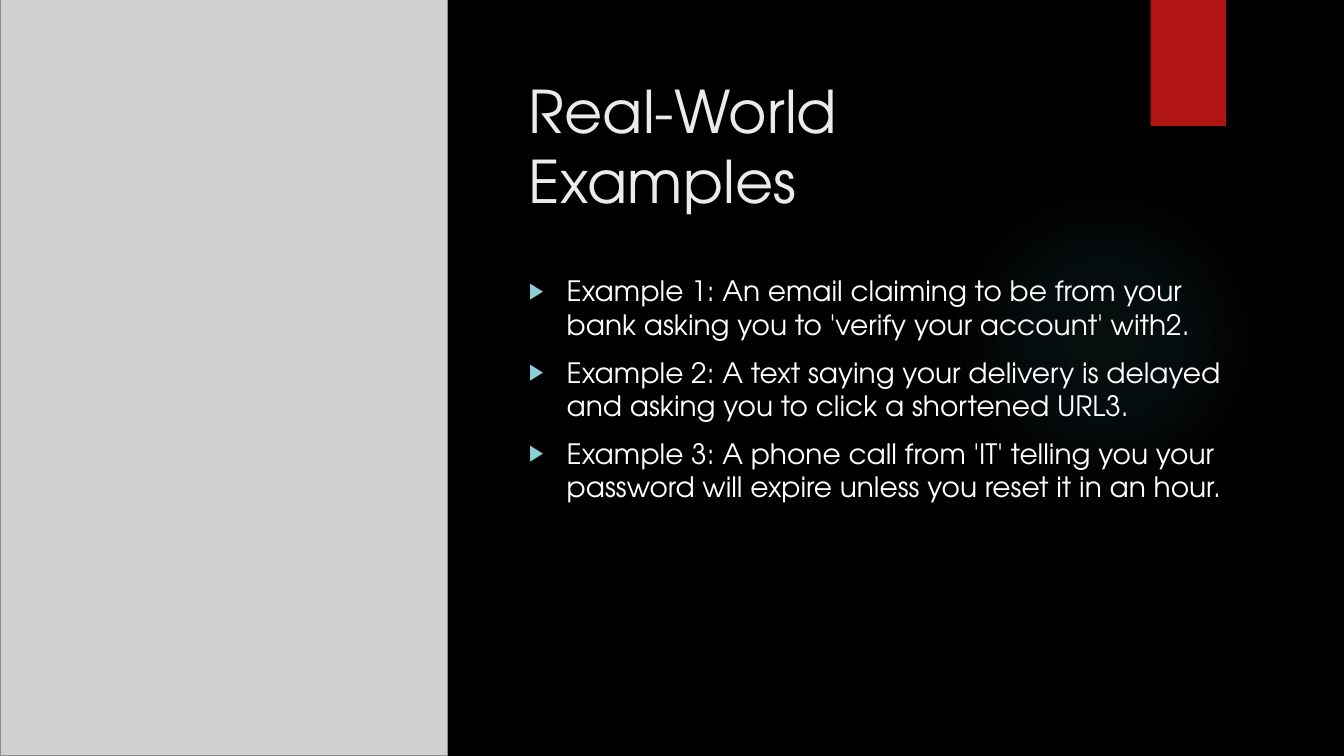
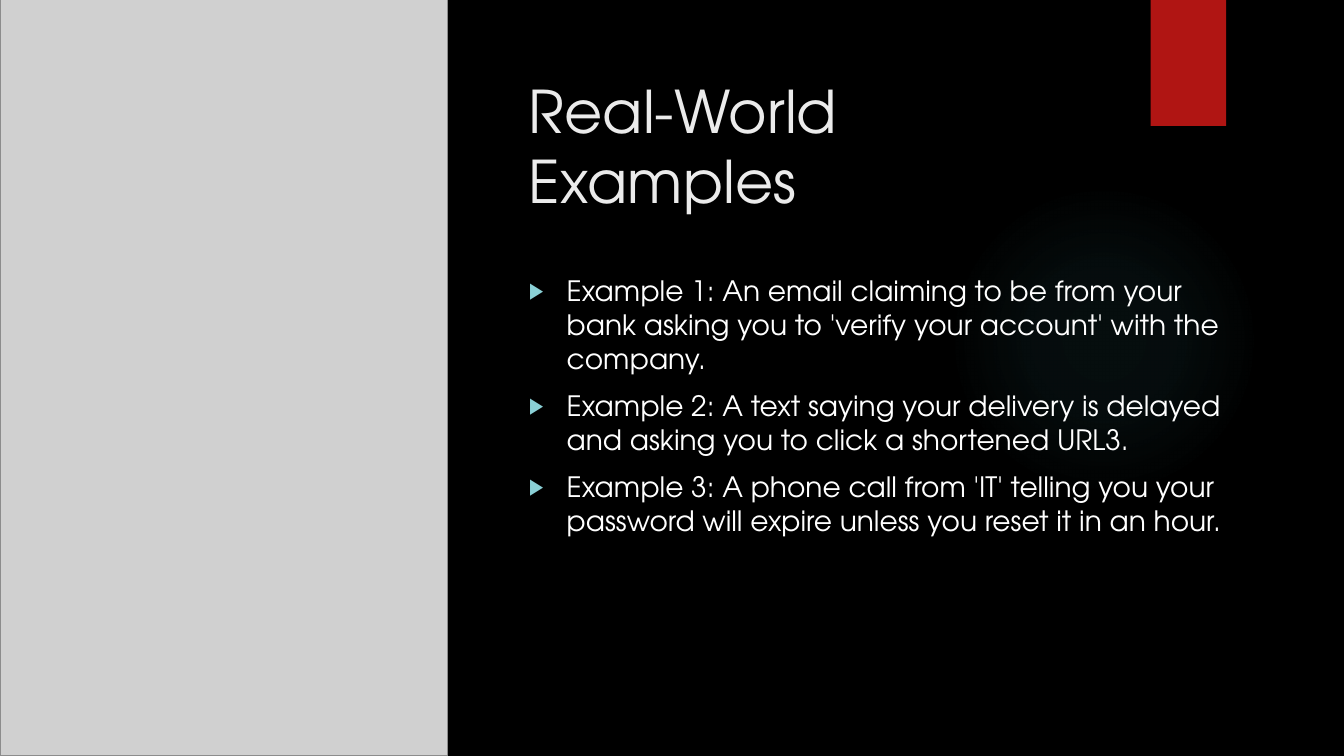
Before and after one commit to leesedy/CodeAlpha_PhishingAwarenessTraining, a slide deck: slide 10 of Presentation_Phishing.pptx. Drawn at 1344x756 pixels with LibreOffice and Linux fonts; fonts in the diff are those of the drawing; grey boxes stand for pictures; background and template pictures are left out. Boxes give left, top, right and bottom in pixels: in the first picture for what was removed or moved away, otherwise in the second. Text is boxed around its words. In the diff, an @@ line names an element or a change of style, - is before the commit and + after.

```diff
--- a/Presentation_Phishing.pptx
+++ b/Presentation_Phishing.pptx
@@ text at box(567, 280, 1219, 375): text changed @@
-▶ Example 1: An email claiming to be from your bank asking you to 'verify your account' with2.
+▶ Example 1: An email claiming to be from your bank asking you to 'verify your account' with the company.
```
Also in this commit, not shown: 1 slide added, 1 slide removed.
